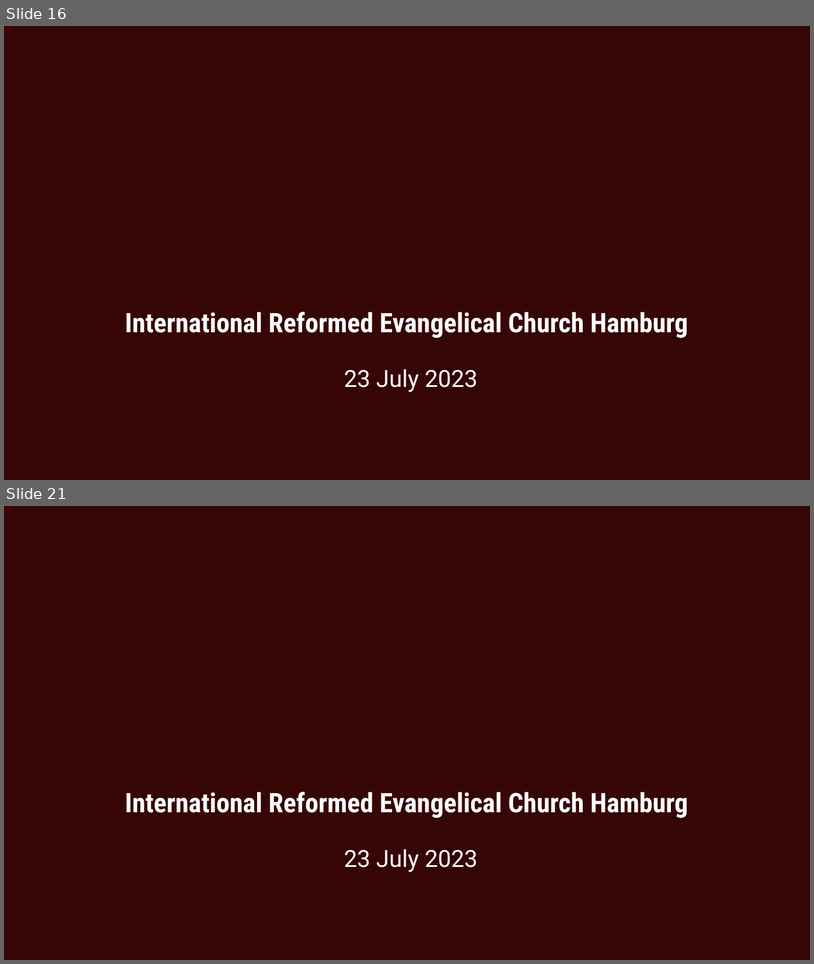
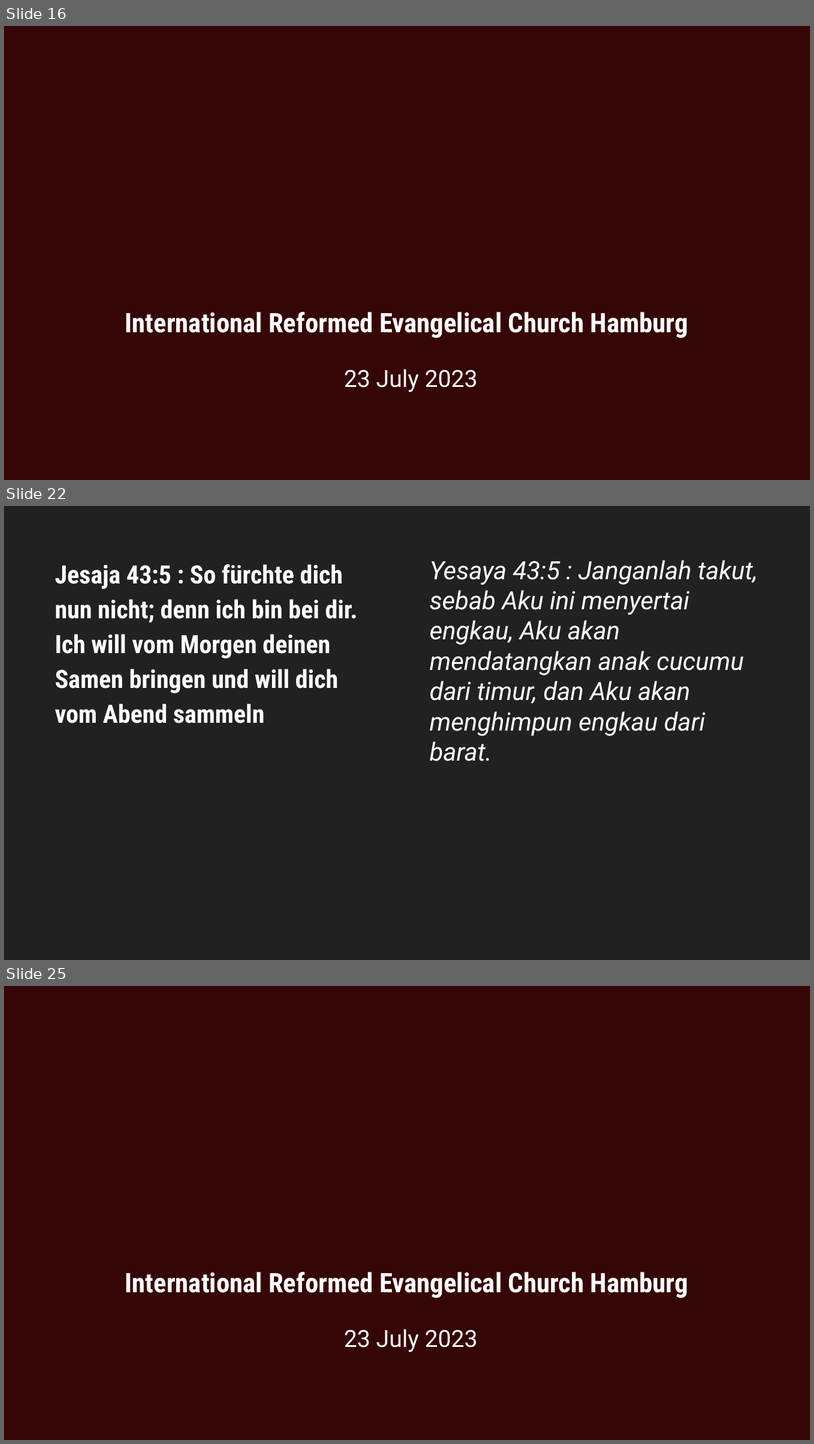
Before and after one commit to stepkurniawan/grii_hamburg_slidemaker, a slide deck: 20230723.pptx. Shown one above the other, each under a label of ours: slides 16 and 21 before the commit, slides 16, 22 and 25 after it; the slides between them are not shown. The pictures are 814x964 and 814x1444 pixels, drawn with LibreOffice and Linux fonts; fonts in the diff are those of the drawing; background and template pictures are left out. Boxes give left, top, right and bottom in pixels: in the first picture for what was removed or moved away, otherwise in the second. Text is boxed around its words. In the diff, an @@ line names an element or a change of style, - is before the commit and + after.

```diff
--- a/20230723.pptx
+++ b/20230723.pptx
@@ slide 22 added at bbox=[4, 506, 810, 960], background #212121 @@
@@ text added at bbox=[55, 564, 358, 723], 30 pt, text #FFFFFF, bold @@
+Jesaja 43:5 : So fürchte dich nun nicht; denn ich bin bei dir. Ich will vom Morgen deinen Samen bringen und will dich vom Abend sammeln
@@ text added at bbox=[430, 560, 758, 761], 30 pt, text #FFFFFF, italic @@
+Yesaya 43:5 : Janganlah takut, sebab Aku ini menyertai engkau, Aku akan mendatangkan anak cucumu dari timur, dan Aku akan menghimpun engkau dari barat.
@@ what was slide 21 is now slide 25 @@
```
Also in this commit, not shown: 1 slide changed, 7 other slides added, 4 slides removed, 5 other files.
